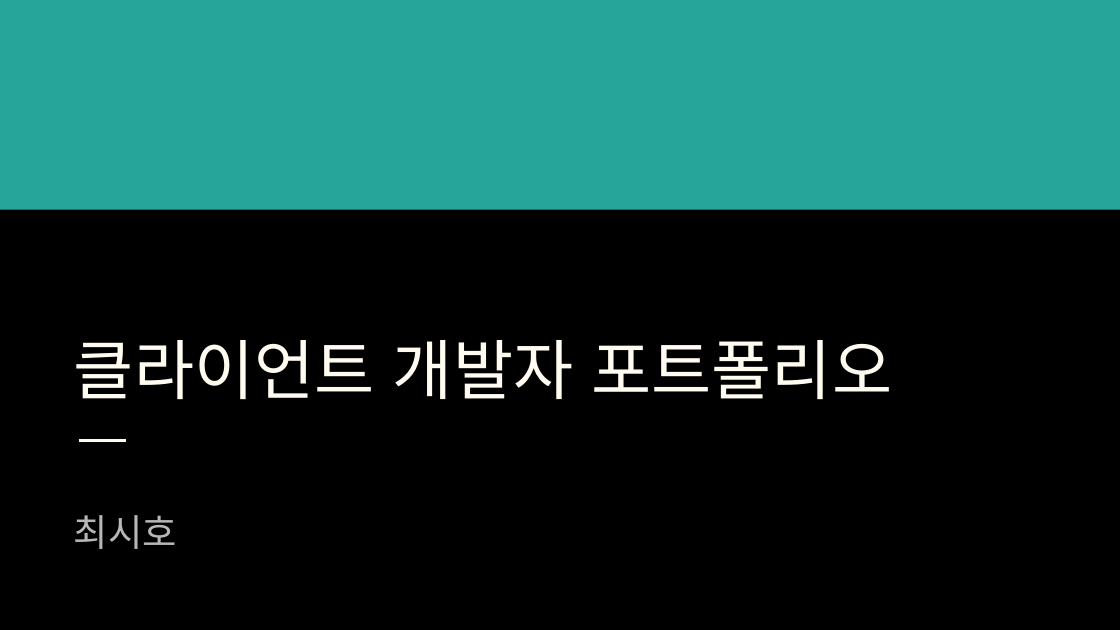
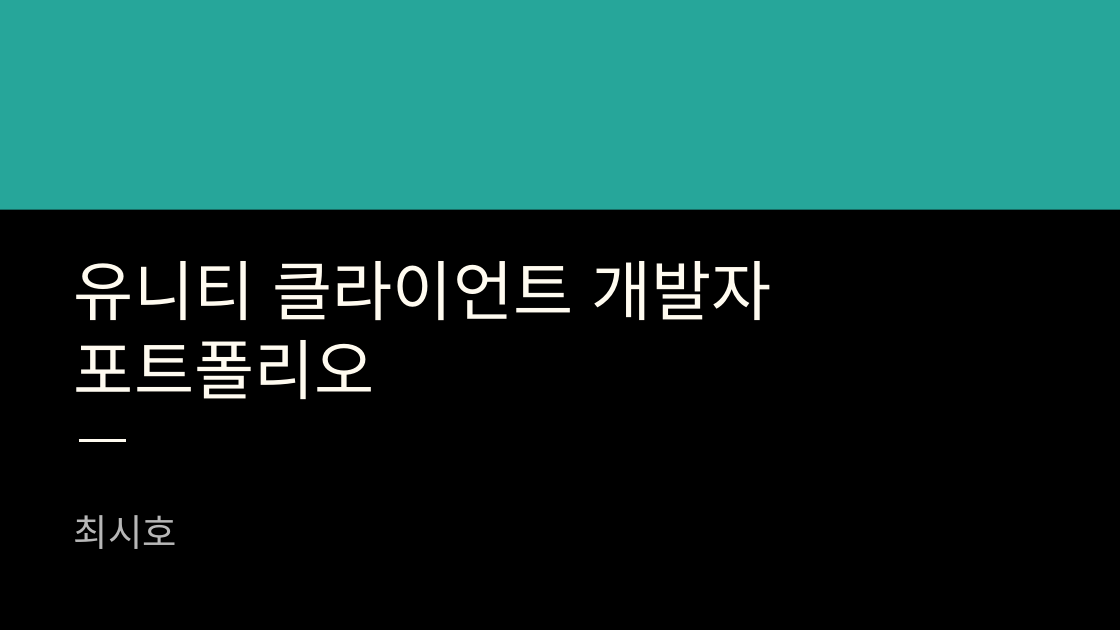
Before and after one commit to SIHO0903/KILLTHEBOSS, a slide deck: slide 1 of 클라이언트 개발자 포트폴리오.pptx. Drawn at 1120x630 pixels with LibreOffice and Linux fonts; fonts in the diff are those of the drawing. Boxes give left, top, right and bottom in pixels: in the first picture for what was removed or moved away, otherwise in the second. Text is boxed around its words. In the diff, an @@ line names an element or a change of style, - is before the commit and + after.

Commit message:
Modify_3 PPT

```diff
--- a/클라이언트 개발자 포트폴리오.pptx
+++ b/클라이언트 개발자 포트폴리오.pptx
@@ title at [74, 261, 772, 400]: text changed @@
-클라이언트 개발자 포트폴리오
+유니티 클라이언트 개발자 포트폴리오
```
Also in this commit, not shown: 17 slides added, 3 slides removed, 22 other files.
